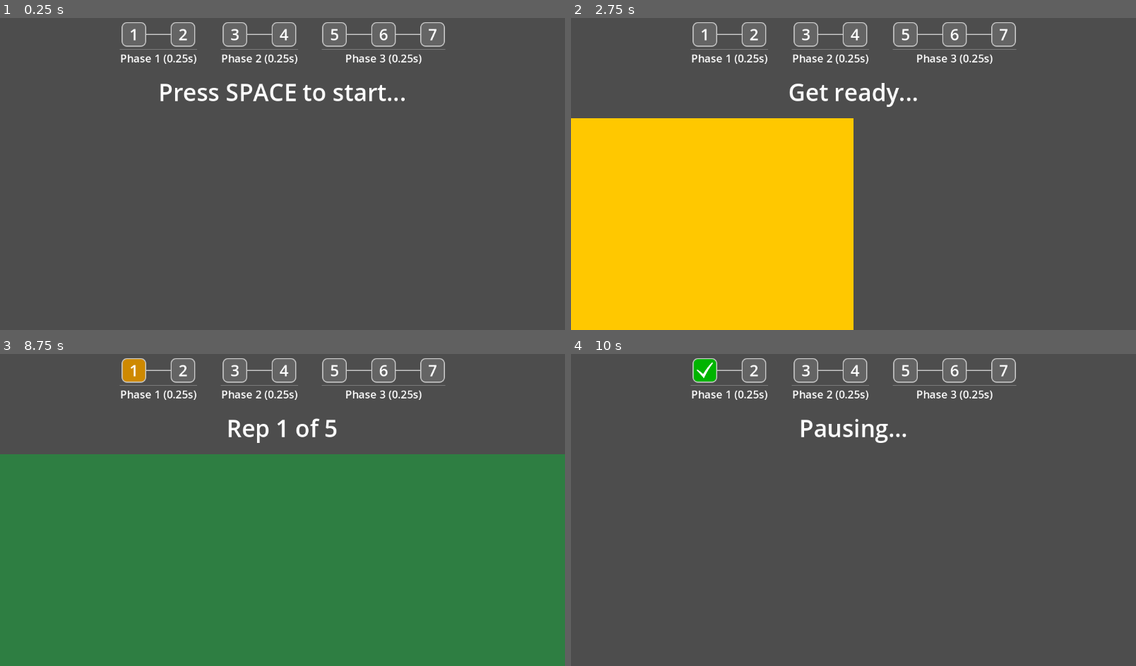
Above: before the commit, frames 1-4 (two rows, left to right).
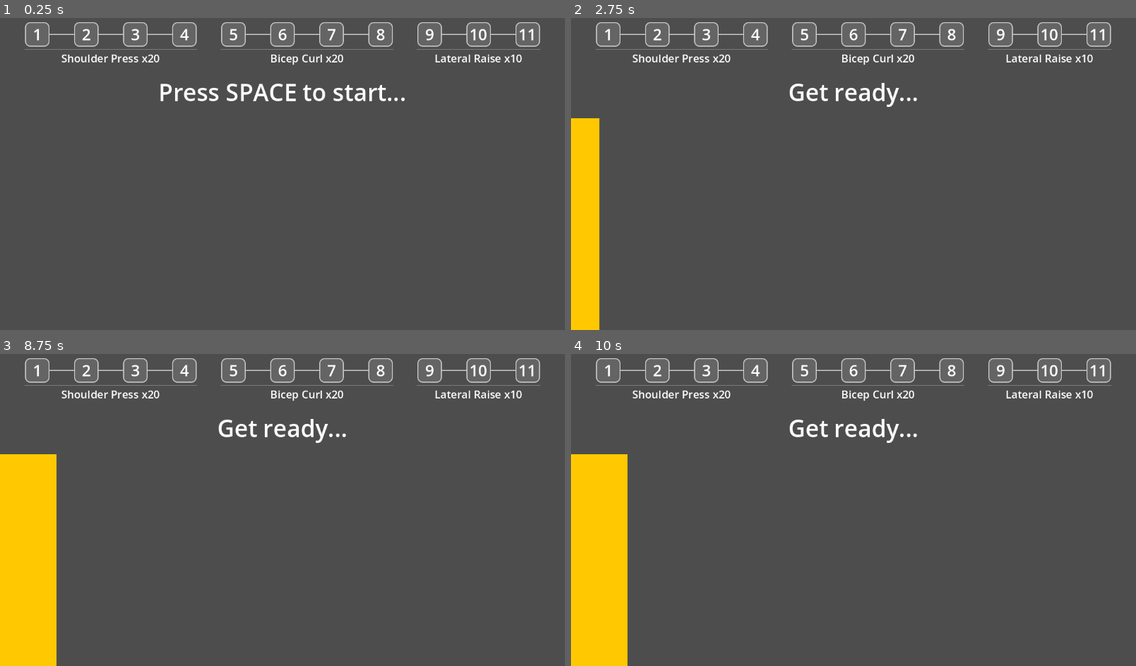
Above: after the commit, the same moments.

Repository: phrasmotica/workout-companion
Game: Godot game, scene res://scenes/app.tscn
Two runs of this game, one before a commit and one after it. Both use one fixed random seed, a clock stepped at 60 frames per second and the inputs below.
Inputs:
- Up to frame 1 (0.25 s): no input
- Up to frame 2 (2.75 s): tap Space at 0.5 s; tap Enter (ui_accept) at 0.77, 1.52 s; tap X at 1.25, 2 s
- Up to frame 3 (8.75 s): tap X at 2.75, 3.5, 4.25 s; tap Enter (ui_accept) at 3.02, 3.77, 4.52, 6.02, 6.77, 7.52 s
- Up to frame 4 (10 s): tap Enter (ui_accept) at 9.02, 9.77 s

The runs differ from the first frame. In frame 1, 2.5% of the frame differs, in the area x 4-96%, y 1-16%; in frame 2, 33%; in frame 3, 71%, in the area x 0-100%, y 1-100%; in frame 4, 10%.

Commit message:
Inject a workout's countdown time into the UI

Diff:
--- a/scenes/app.tscn
+++ b/scenes/app.tscn
@@ -9,7 +9,7 @@
 [ext_resource type="PackedScene" uid="uid://jw8x56hddkq3" path="res://scenes/countdown.tscn" id="3_uvl1u"]
 [ext_resource type="PackedScene" uid="uid://b0h80wacfkk0t" path="res://scenes/phase_counter.tscn" id="4_jv7dx"]
 [ext_resource type="PackedScene" uid="uid://c3ny8dq1xas7h" path="res://scenes/status_message.tscn" id="4_k6d74"]
-[ext_resource type="Resource" uid="uid://n6wcok7l7e5" path="res://data/workout_fast_test.tres" id="4_ltcdg"]
+[ext_resource type="Resource" uid="uid://id0d6a0oidty" path="res://data/workout_20x4_4_3.tres" id="5_ceqke"]
 [ext_resource type="PackedScene" uid="uid://cpcr2u4jlkqua" path="res://scenes/rep_counter.tscn" id="5_ljqyw"]
 [ext_resource type="PackedScene" uid="uid://bxlcd48aoqnro" path="res://scenes/ui_updater.tscn" id="6_ltcdg"]
 
@@ -26,7 +26,7 @@
 workout_provider = NodePath("../WorkoutProvider")
 
 [node name="WorkoutProvider" parent="." instance=ExtResource("3_6qkjt")]
-workout = ExtResource("4_ltcdg")
+workout = ExtResource("5_ceqke")
 
 [node name="KeyListener" parent="." instance=ExtResource("1_hu2qg")]
 
@@ -58,7 +58,6 @@
 [node name="RepCounter" parent="MarginContainer/VBoxContainer" instance=ExtResource("5_ljqyw")]
 visible = false
 layout_mode = 2
-max_count = 5
 
 [node name="MarginContainer" type="MarginContainer" parent="MarginContainer/VBoxContainer"]
 layout_mode = 2
@@ -67,23 +66,22 @@
 [node name="Countdown" parent="MarginContainer/VBoxContainer/MarginContainer" instance=ExtResource("3_uvl1u")]
 unique_name_in_owner = true
 layout_mode = 2
-max_value = 2.0
+max_value = 20.0
 value = 0.0
-duration_seconds = 2
+duration_seconds = 20
 
 [node name="PauseCountdown" parent="MarginContainer/VBoxContainer/MarginContainer" instance=ExtResource("3_uvl1u")]
 unique_name_in_owner = true
 visible = false
 layout_mode = 2
-max_value = 2.0
+max_value = 60.0
 value = 0.0
-duration_seconds = 2
+duration_seconds = 60
 
 [node name="Flasher" parent="MarginContainer/VBoxContainer/MarginContainer" instance=ExtResource("1_jv4sb")]
 unique_name_in_owner = true
 visible = false
 layout_mode = 2
-wait_time_seconds = 0.25
 
 [connection signal="pressed_start" from="KeyListener" to="." method="_on_key_listener_pressed_start"]
 [connection signal="cancelled" from="MarginContainer/VBoxContainer/MarginContainer/Countdown" to="." method="_on_countdown_cancelled"]
--- a/scripts/app.gd
+++ b/scripts/app.gd
@@ -36,11 +36,13 @@
 
 	workout_state.reset_all()
 
-	var first_phase := workout_state.get_next_phase()
+	if ui_updater:
+		ui_updater.inject_countdown(workout_state.get_countdown_time())
 
-	if first_phase and ui_updater:
-		# UI updater might be null here
-		ui_updater.inject_phase(first_phase)
+		var first_phase := workout_state.get_next_phase()
+		if first_phase:
+			# UI updater might be null here
+			ui_updater.inject_phase(first_phase)
 
 func to_countdown() -> void:
 	workout_state.to_first_phase()
--- a/scripts/ui_updater.gd
+++ b/scripts/ui_updater.gd
@@ -30,6 +30,10 @@
 		state_machine.entered_in_progress.connect(to_in_progress)
 		state_machine.entered_pausing.connect(to_pausing)
 		state_machine.entered_ready.connect(to_ready)
+
+func inject_countdown(duration_seconds: float) -> void:
+	if countdown:
+		countdown.duration_seconds = int(duration_seconds)
 
 func inject_phase(phase: WorkoutPhase) -> void:
 	if rep_counter:
--- a/scripts/workout_provider.gd
+++ b/scripts/workout_provider.gd
@@ -3,35 +3,38 @@
 
 @export
 var workout: Workout:
-    set(value):
-        workout = value
+	set(value):
+		workout = value
 
-        if not workout.changed.is_connected(_emit_changed):
-            workout.changed.connect(_emit_changed)
+		if not workout.changed.is_connected(_emit_changed):
+			workout.changed.connect(_emit_changed)
 
-        workout_changed.emit(workout)
+		workout_changed.emit(workout)
 
 signal workout_changed(workout: Workout)
 
 func _emit_changed() -> void:
-    workout_changed.emit(workout)
+	workout_changed.emit(workout)
+
+func get_countdown_time() -> float:
+	return workout.countdown_duration_seconds if workout else 0.0
 
 func get_phase(index: int) -> WorkoutPhase:
-    if not workout:
-        return null
+	if not workout:
+		return null
 
-    if index < 0 or index >= workout.phases.size():
-        return null
+	if index < 0 or index >= workout.phases.size():
+		return null
 
-    return workout.phases[index]
+	return workout.phases[index]
 
 func get_phase_count() -> int:
-    return workout.phases.size() if workout else 0
+	return workout.phases.size() if workout else 0
 
 func get_step_count() -> int:
-    if not workout:
-        return 0
+	if not workout:
+		return 0
 
-    return workout.phases \
-        .map(func(p: WorkoutPhase): return p.sets) \
-        .reduce(func(accum: int, current: int): return accum + current)
+	return workout.phases \
+		.map(func(p: WorkoutPhase): return p.sets) \
+		.reduce(func(accum: int, current: int): return accum + current)
--- a/scripts/workout_state.gd
+++ b/scripts/workout_state.gd
@@ -12,6 +12,9 @@
 
 var _sets_remaining := 0
 var _reps_remaining := 0
+
+func get_countdown_time() -> float:
+	return workout_provider.get_countdown_time()
 
 func get_phase() -> WorkoutPhase:
 	if not workout_provider:
